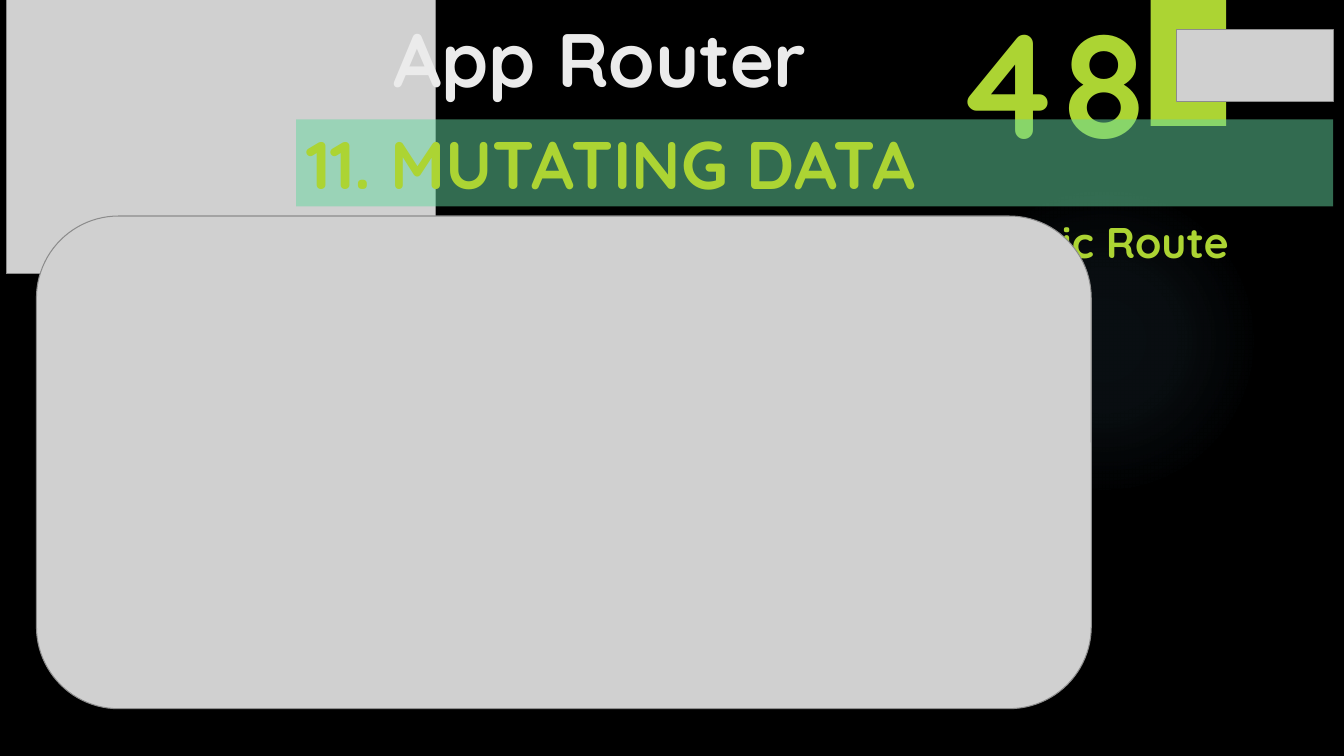
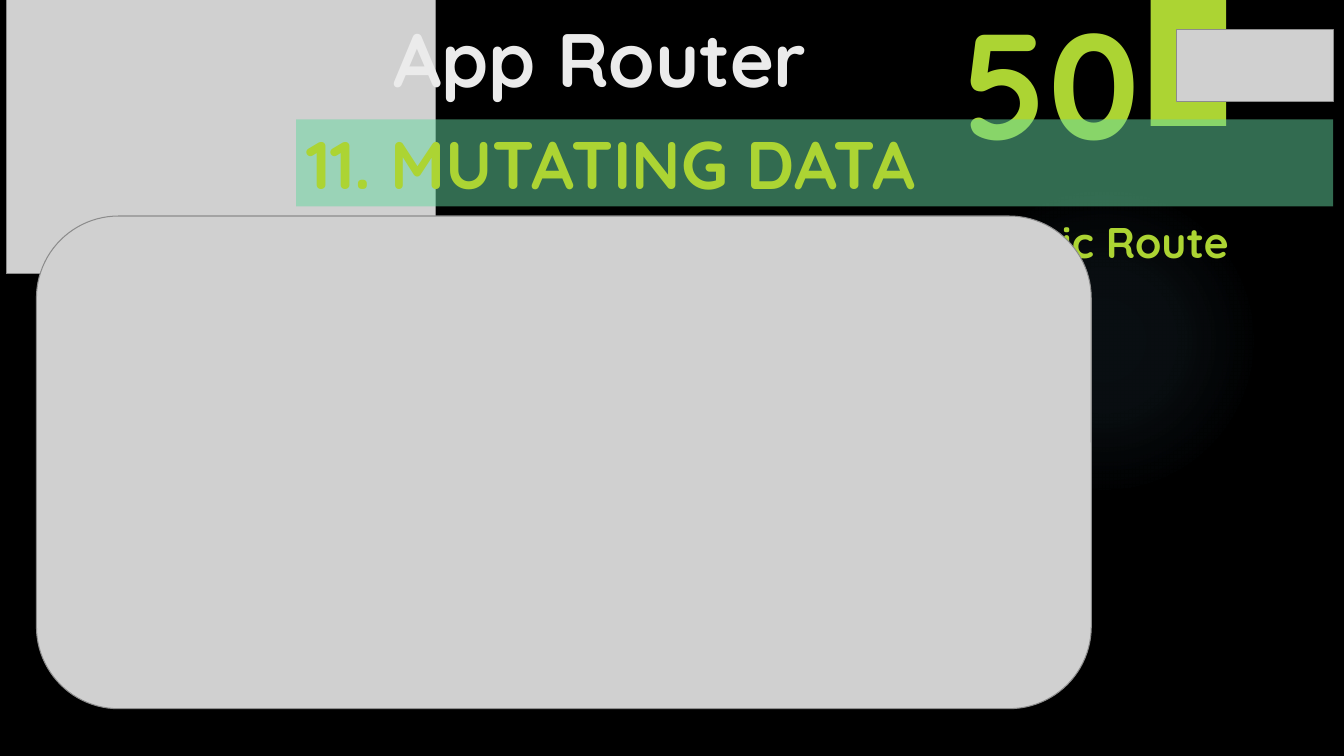
Before and after one commit to yasenstar/learn_javascript, a slide deck: slide 51 of learn_nextjs/2_App_Router/App_Router.pptx. Drawn at 1344x756 pixels with LibreOffice and Linux fonts; fonts in the diff are those of the drawing; grey boxes stand for pictures; background and template pictures are left out. Boxes give left, top, right and bottom in pixels: in the first picture for what was removed or moved away, otherwise in the second. Text is boxed around its words. In the diff, an @@ line names an element or a change of style, - is before the commit and + after.

```diff
--- a/learn_nextjs/2_App_Router/App_Router.pptx
+++ b/learn_nextjs/2_App_Router/App_Router.pptx
@@ text at [962, 0, 1140, 141]: text changed @@
-48
+50
```
Also in this commit, not shown: 14 other slides changed, 2 other files.
